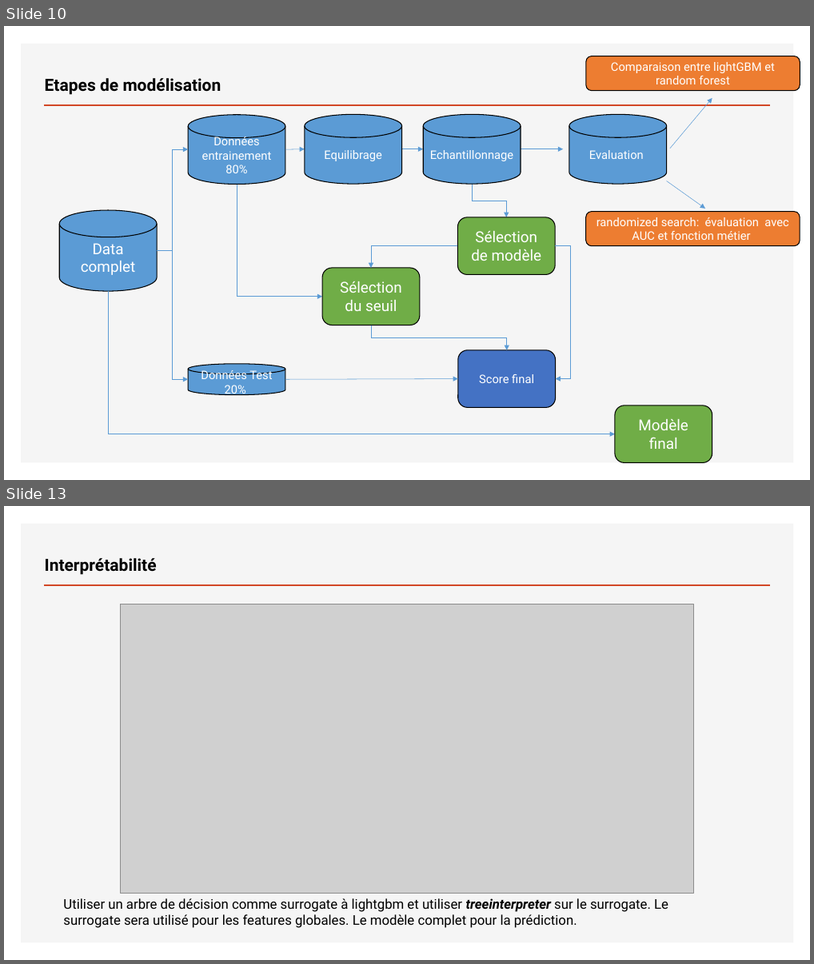
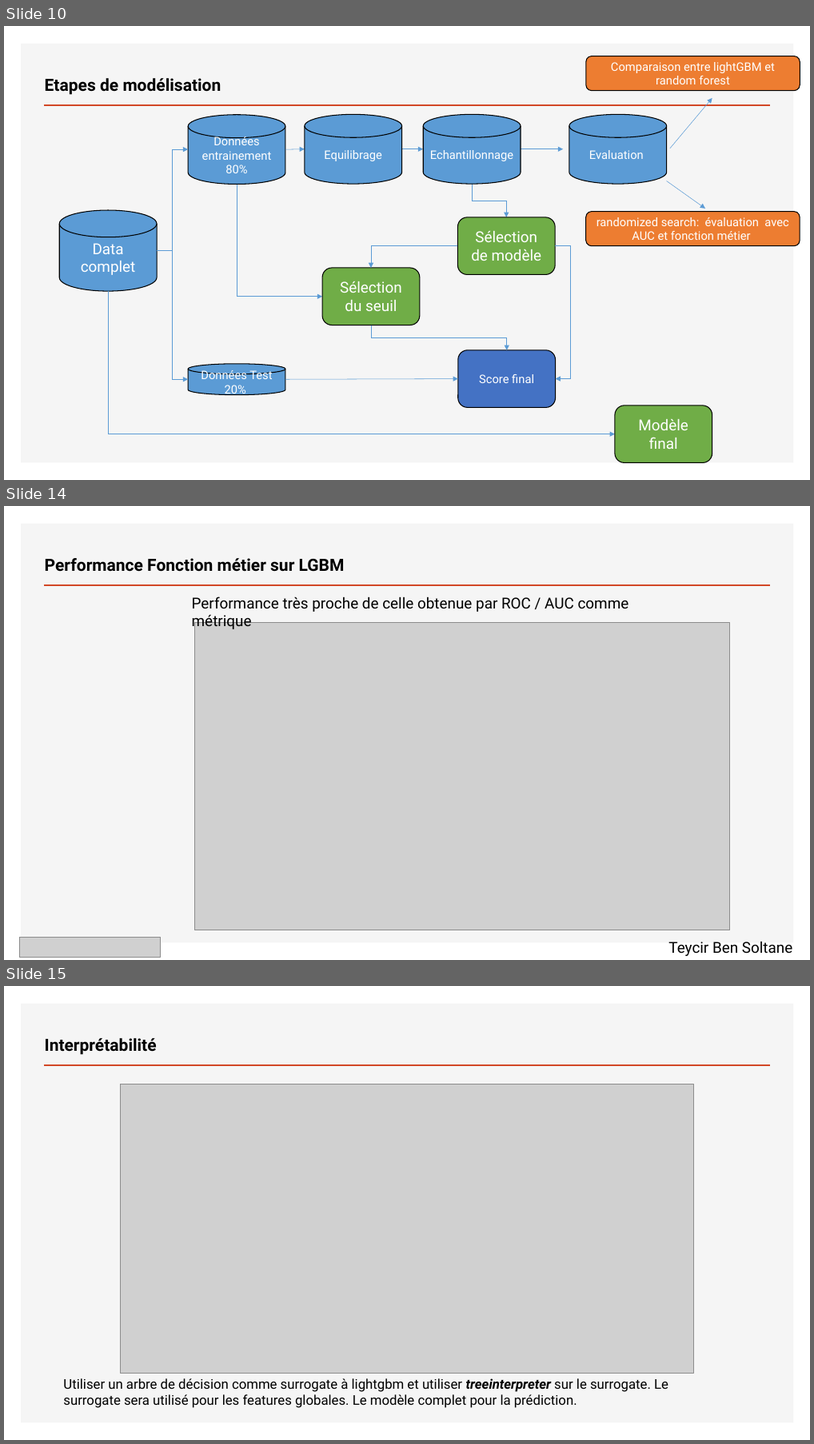
Before and after one commit to Teycir/Openclassrooms_project7, a slide deck: P7_01_Support.pptx. Shown one above the other, each under a label of ours: slides 10 and 13 before the commit, slides 10, 14 and 15 after it; the slides between them are not shown. The pictures are 814x964 and 814x1444 pixels, drawn with LibreOffice and Linux fonts; fonts in the diff are those of the drawing; grey boxes stand for pictures. Boxes give left, top, right and bottom in pixels: in the first picture for what was removed or moved away, otherwise in the second. Text is boxed around its words. In the diff, an @@ line names an element or a change of style, - is before the commit and + after.

```diff
--- a/P7_01_Support.pptx
+++ b/P7_01_Support.pptx
@@ slide 14 added at (4, 506, 810, 960), background #FFFFFF; not listed: 2 template elements that a slide beside it also shows @@
@@ title added at (45, 558, 345, 572), 20 pt, text #000000, bold @@
+Performance Fonction métier sur LGBM
@@ text added at (192, 596, 630, 612), 18 pt, text #000000 @@
+Performance très proche de celle obtenue par ROC / AUC comme métrique
@@ picture added at (195, 623, 730, 930) @@
@@ picture added at (19, 936, 160, 956) @@
@@ text added at (669, 941, 793, 956), 18 pt, text #000000 @@
+Teycir Ben Soltane
@@ what was slide 13 is now slide 15 @@
```
Also in this commit, not shown: 2 slides changed, 1 other slide added.
